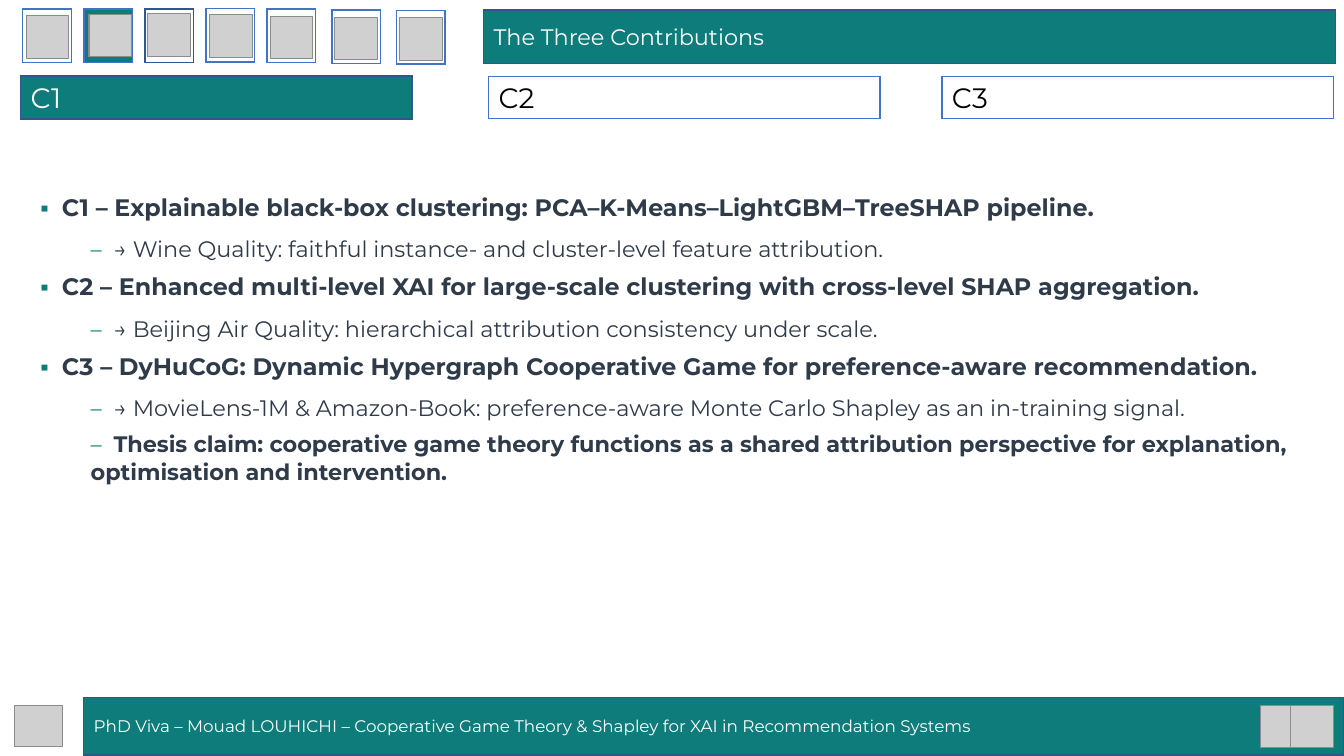
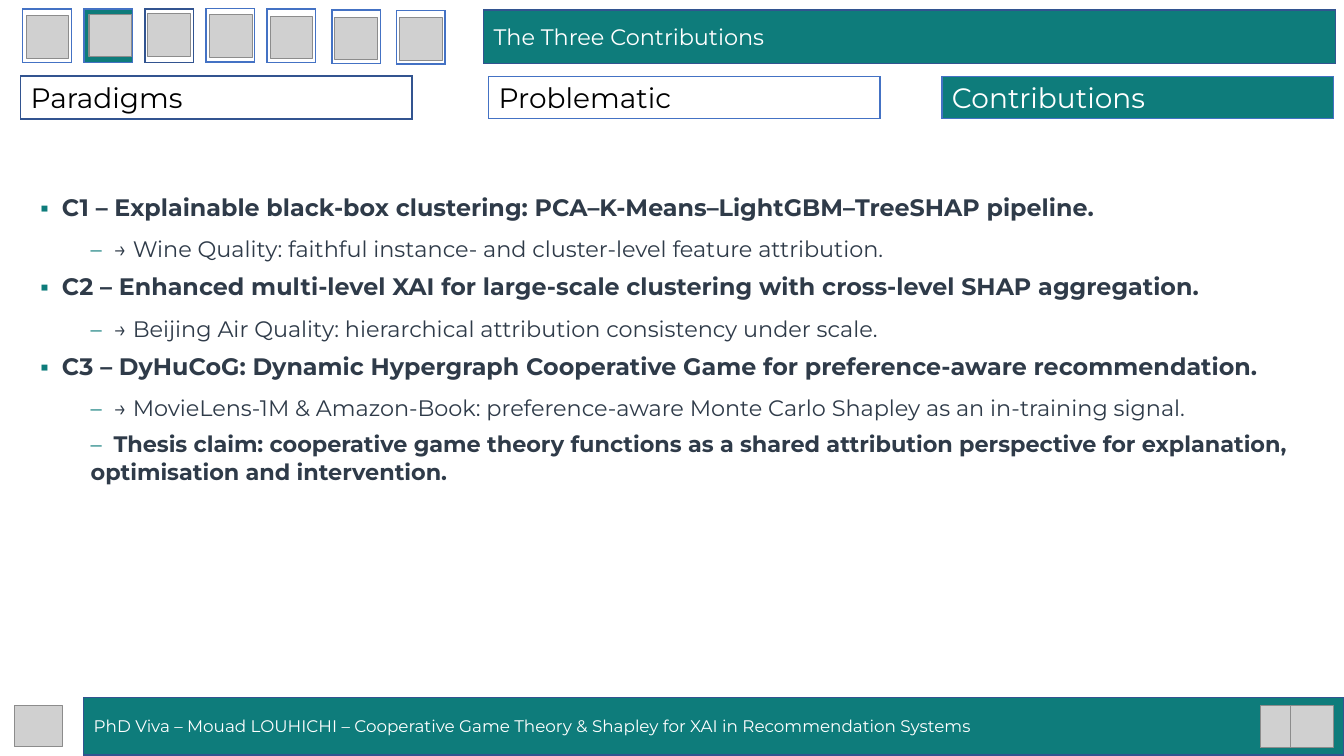
Before and after one commit to mouadlouhichi/phd-prep, a slide deck: slide 12 of viva/MOUAD_LOUHICHI_VIVA_40min.pptx. Drawn at 1344x756 pixels with LibreOffice and Linux fonts; fonts in the diff are those of the drawing; grey boxes stand for pictures. Boxes give left, top, right and bottom in pixels: in the first picture for what was removed or moved away, otherwise in the second. Text is boxed around its words. In the diff, an @@ line names an element or a change of style, - is before the commit and + after.

```diff
--- a/viva/MOUAD_LOUHICHI_VIVA_40min.pptx
+++ b/viva/MOUAD_LOUHICHI_VIVA_40min.pptx
@@ rectangle "Paradigms" at box(21, 76, 412, 119): fill #0E7C7B to #FFFFFF @@
@@ text in rectangle at box(31, 87, 183, 114): text changed; text colour #FFFFFF to #000000 @@
-C1
+Paradigms
@@ text in rectangle at box(499, 87, 671, 108): text changed @@
-C2
+Problematic
@@ rectangle "Contributions" at box(943, 77, 1334, 119): fill #FFFFFF to #0E7C7B @@
@@ text in rectangle at box(952, 87, 1145, 108): text changed; text colour #000000 to #FFFFFF @@
-C3
+Contributions
```
Also in this commit, not shown: 43 other slides changed, 1 other file.
